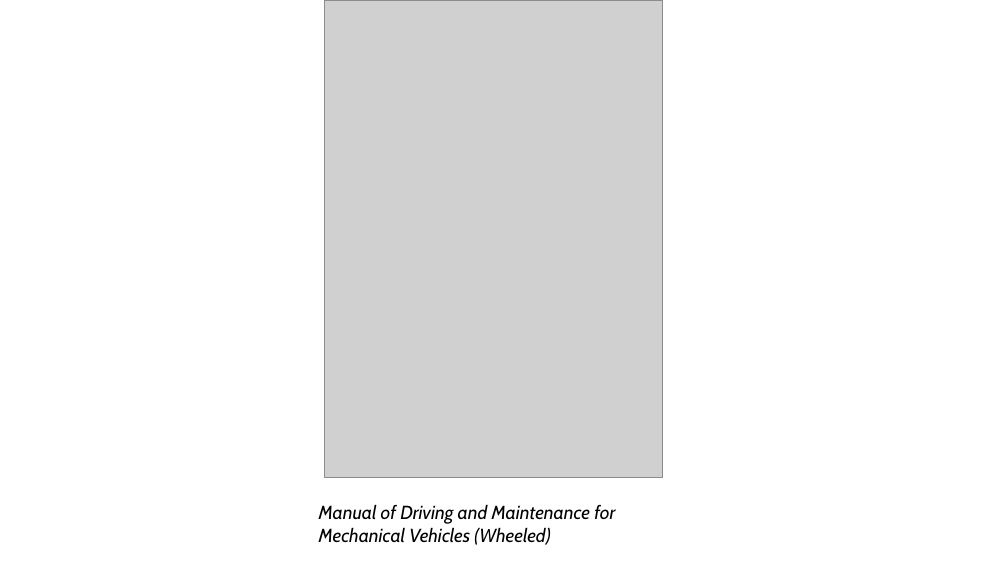
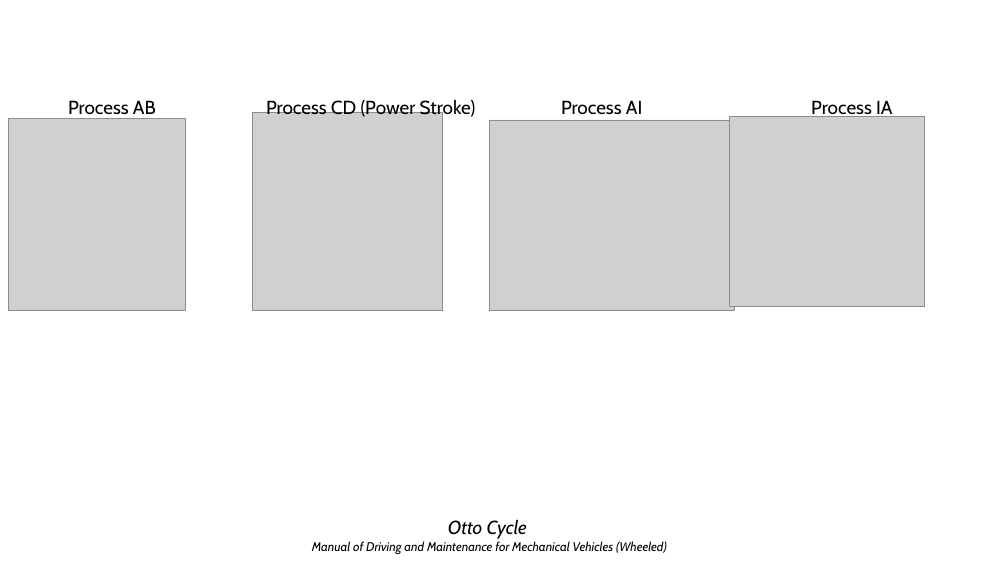
Before and after one commit to rtlines/Introductory-Physics-II, a slide deck: slide 28 of Lecture_Slides/PH 123 Lecture 37.pptx (slide 25 before the commit). Drawn at 1008x567 pixels with LibreOffice and Linux fonts; fonts in the diff are those of the drawing; grey boxes stand for pictures. Boxes give left, top, right and bottom in pixels: in the first picture for what was removed or moved away, otherwise in the second. Text is boxed around its words. In the diff, an @@ line names an element or a change of style, - is before the commit and + after.

```diff
--- a/Lecture_Slides/PH 123 Lecture 37.pptx
+++ b/Lecture_Slides/PH 123 Lecture 37.pptx
@@ picture removed at (325, 0, 662, 478) @@
@@ picture added at (8, 119, 185, 310) @@
@@ text added at (68, 100, 156, 119), 18 pt, text #000000 @@
+Process AB
@@ picture added at (253, 113, 442, 310) @@
@@ text added at (266, 98, 476, 119), 18 pt, text #000000 @@
+Process CD (Power Stroke)
@@ text added at (561, 100, 642, 114), 18 pt, text #000000 @@
+Process AI
@@ picture added at (729, 116, 925, 306) @@
@@ text added at (811, 99, 892, 117), 18 pt, text #000000 @@
+Process IA
@@ picture added at (490, 120, 735, 311) @@
@@ text "Otto Cycle": place and size @@
-text "Otto Cycle" at (319, 504, 615, 545)
+text "Otto Cycle" at (312, 519, 667, 554)
@@ text at (448, 519, 527, 539): paragraph added @@
+Otto Cycle
@@ text at (312, 541, 667, 554): size 18 to 12 pt in "Manual of Driving and Maintenance for Mechanical ..."; alignment left to centre @@
```
Also in this commit, not shown: 14 other slides changed, 12 slides added, 5 other files.
